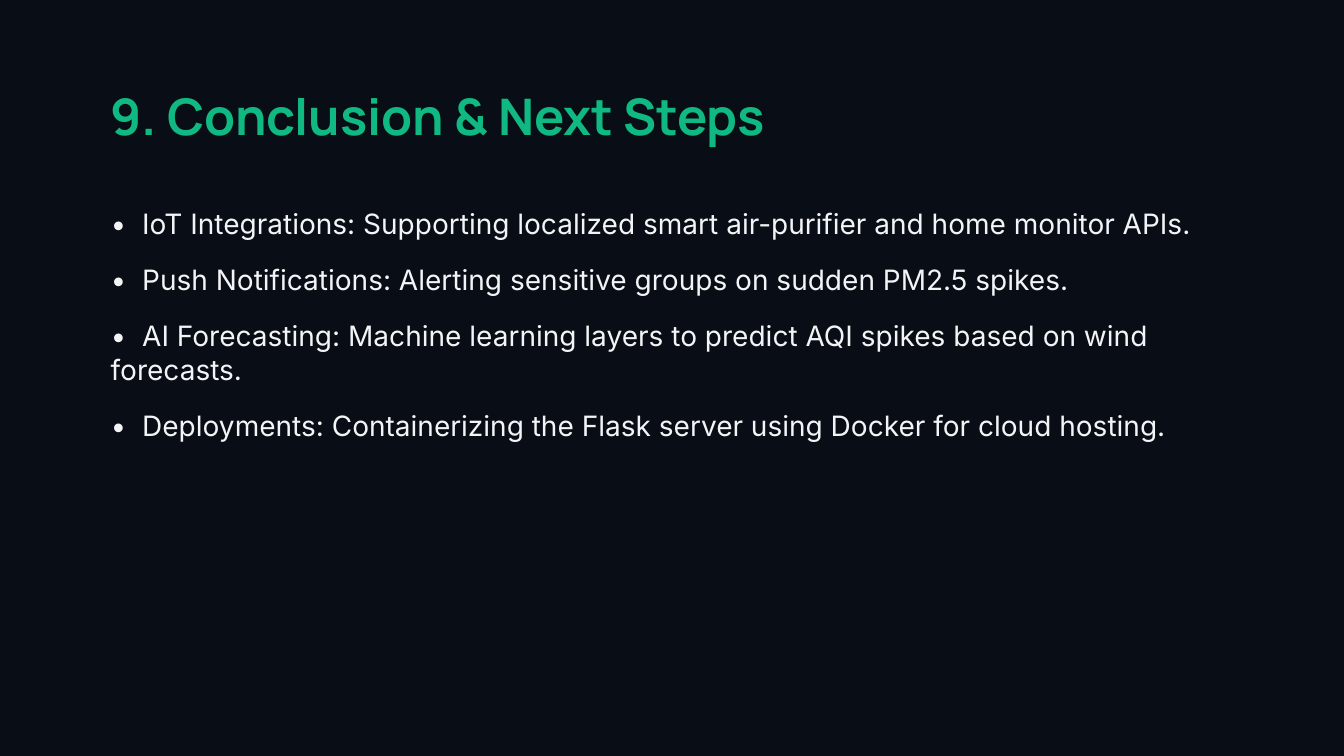
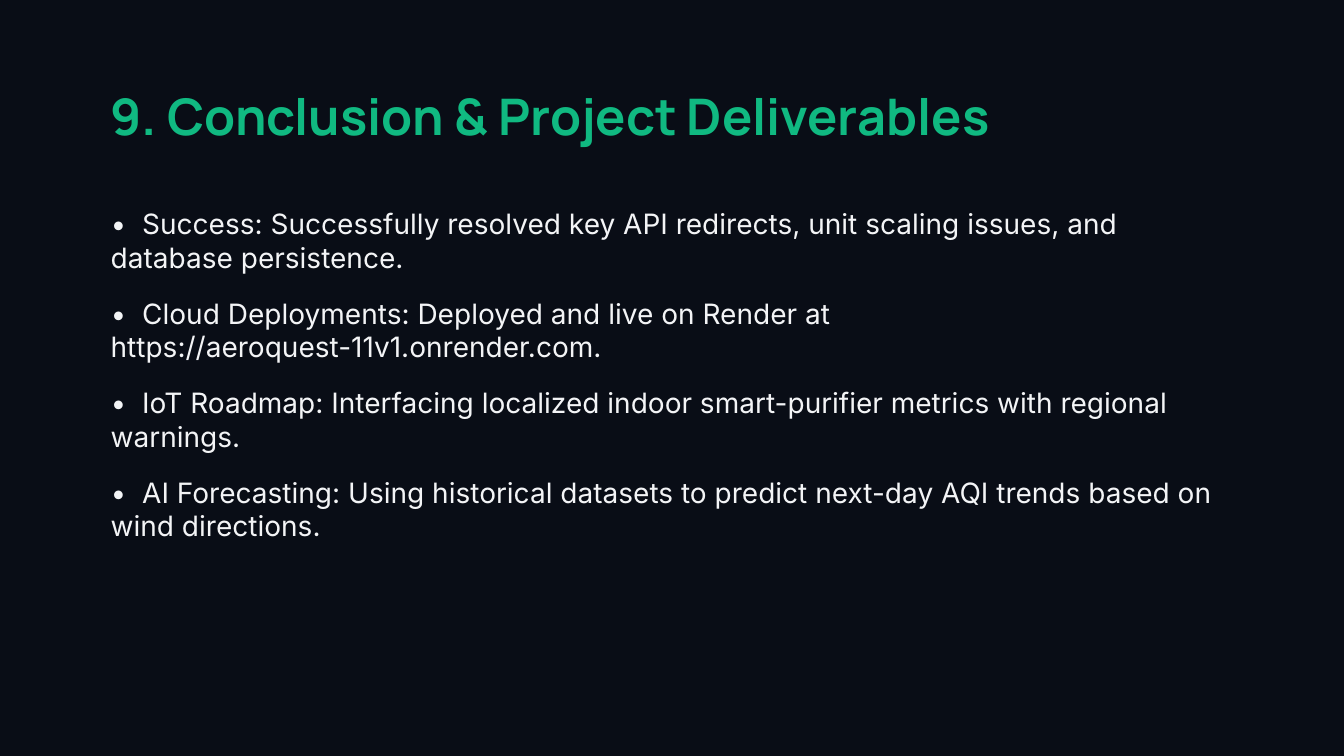
Before and after one commit to Shivaraj519/AeroQuest, a slide deck: slide 10 of AeroQuest_Presentation.pptx. Drawn at 1344x756 pixels with LibreOffice and Linux fonts; fonts in the diff are those of the drawing. Boxes give left, top, right and bottom in pixels: in the first picture for what was removed or moved away, otherwise in the second. Text is boxed around its words. In the diff, an @@ line names an element or a change of style, - is before the commit and + after.

Commit message:
Update project presentation slides for AeroQuest

```diff
--- a/AeroQuest_Presentation.pptx
+++ b/AeroQuest_Presentation.pptx
@@ text at (111, 98, 989, 147): text changed @@
-9. Conclusion & Next Steps
+9. Conclusion & Project Deliverables
@@ text at (111, 212, 1211, 537): text changed @@
-• IoT Integrations: Supporting localized smart air-purifier and home monitor APIs.
-• Push Notifications: Alerting sensitive groups on sudden PM2.5 spikes.
-• AI Forecasting: Machine learning layers to predict AQI spikes based on wind forecasts.
-• Deployments: Containerizing the Flask server using Docker for cloud hosting.
+• Success: Successfully resolved key API redirects, unit scaling issues, and database persistence.
+• Cloud Deployments: Deployed and live on Render at https://aeroquest-11v1.onrender.com.
+• IoT Roadmap: Interfacing localized indoor smart-purifier metrics with regional warnings.
+• AI Forecasting: Using historical datasets to predict next-day AQI trends based on wind directions.
```
Also in this commit, not shown: 4 other slides changed, 4 slides added, 4 slides removed, 1 other file.
